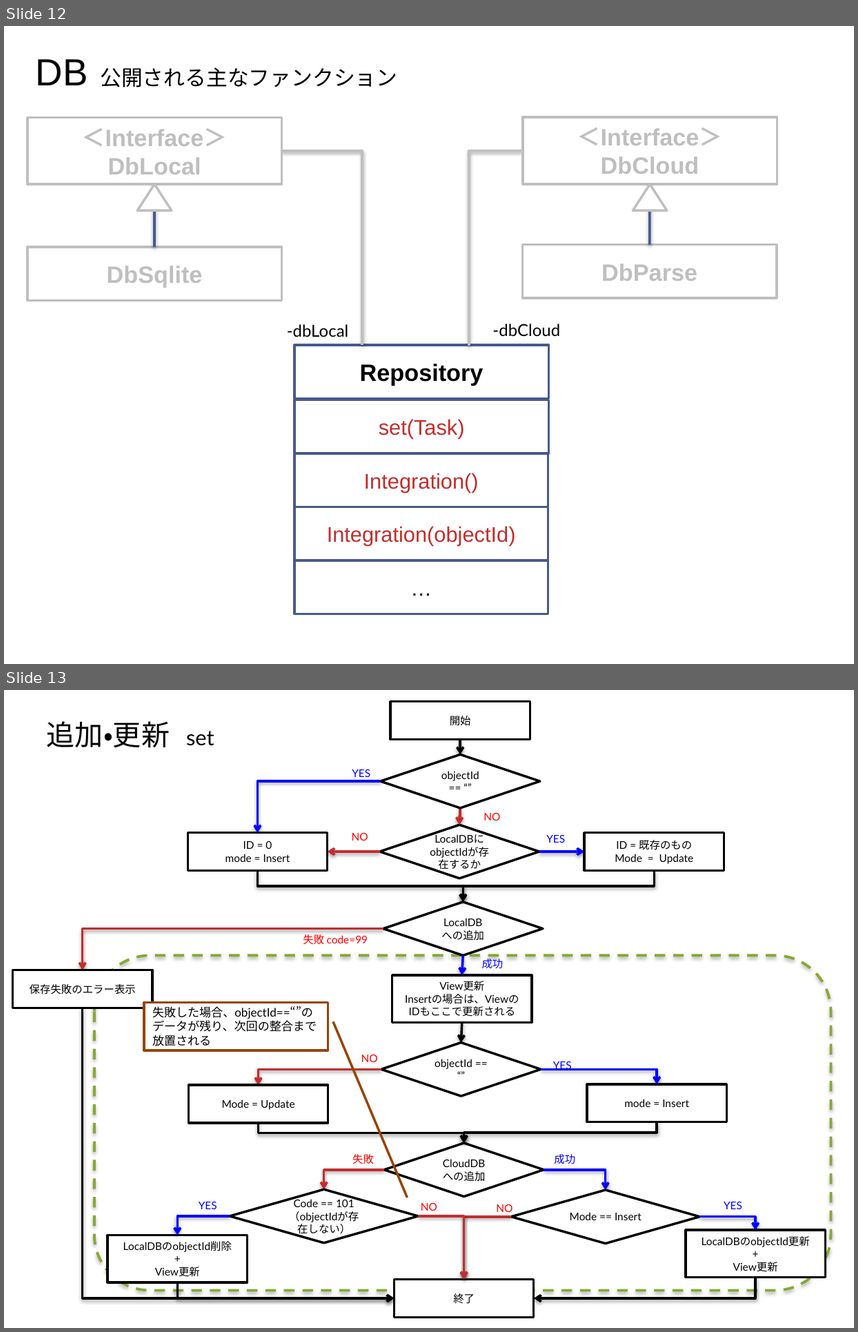
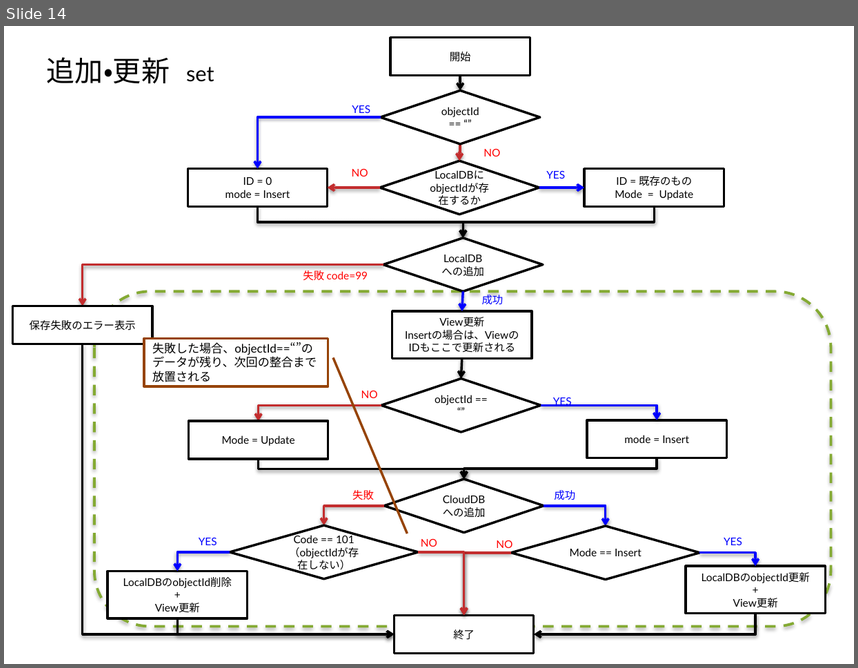
Before and after one commit to furuya02/ToDoApp, a slide deck: doc/ToDoApp.pptx. Shown one above the other, each under a label of ours: slides 12 and 13 before the commit, slide 14 after it. The pictures are 858x1332 and 858x668 pixels, drawn with LibreOffice and Linux fonts; fonts in the diff are those of the drawing. Boxes give left, top, right and bottom in pixels: in the first picture for what was removed or moved away, otherwise in the second. Text is boxed around its words. In the diff, an @@ line names an element or a change of style, - is before the commit and + after.

```diff
--- a/doc/ToDoApp.pptx
+++ b/doc/ToDoApp.pptx
@@ slide 12 removed at (4, 26, 854, 664), background #FFFFFF @@
@@ text removed at (36, 59, 397, 87) @@
-DB 公開される主なファンクション
@@ rectangle removed at (27, 118, 281, 184) @@
-＜Interface＞
-DbLocal
@@ rectangle removed at (523, 117, 777, 184) @@
-＜Interface＞
-DbCloud
@@ elbow line removed from (282, 151) to (362, 345) @@
@@ elbow line removed from (469, 345) to (523, 151) @@
@@ triangle removed at (137, 184, 172, 210) @@
@@ elbow line removed from (154, 184) to (154, 247) @@
@@ triangle removed at (633, 184, 667, 210) @@
@@ line removed from (650, 184) to (650, 245) @@
@@ rectangle removed at (27, 247, 281, 301) @@
-DbSqlite
@@ rectangle removed at (523, 245, 777, 298) @@
-DbParse
@@ text removed at (287, 324, 349, 336) @@
--dbLocal
@@ text removed at (493, 323, 560, 336) @@
--dbCloud
@@ rectangle removed at (294, 345, 549, 399) @@
-Repository
@@ rectangle removed at (294, 399, 549, 452) @@
-set(Task)
@@ rectangle removed at (294, 452, 548, 506) @@
-Integration()
@@ rectangle removed at (294, 506, 548, 560) @@
-Integration(objectId)
@@ rectangle removed at (294, 560, 548, 613) @@
-…
@@ what was slide 13 is now slide 14 @@
```
Also in this commit, not shown: 17 slides changed, 3 slides added, 3 other slides removed, 4 other files.
